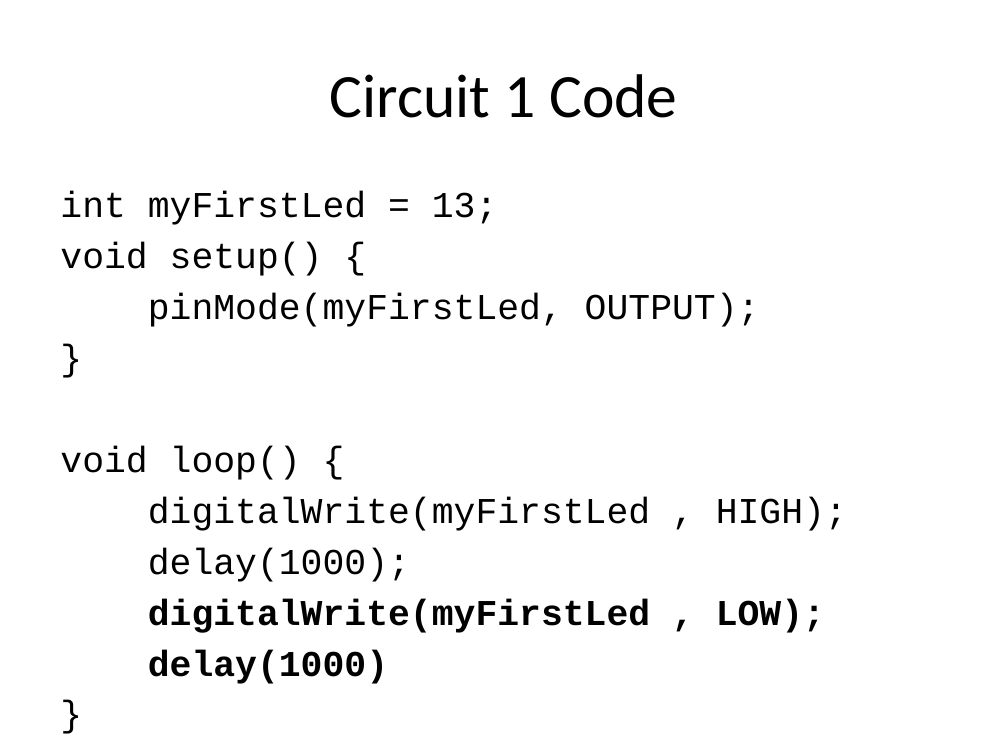
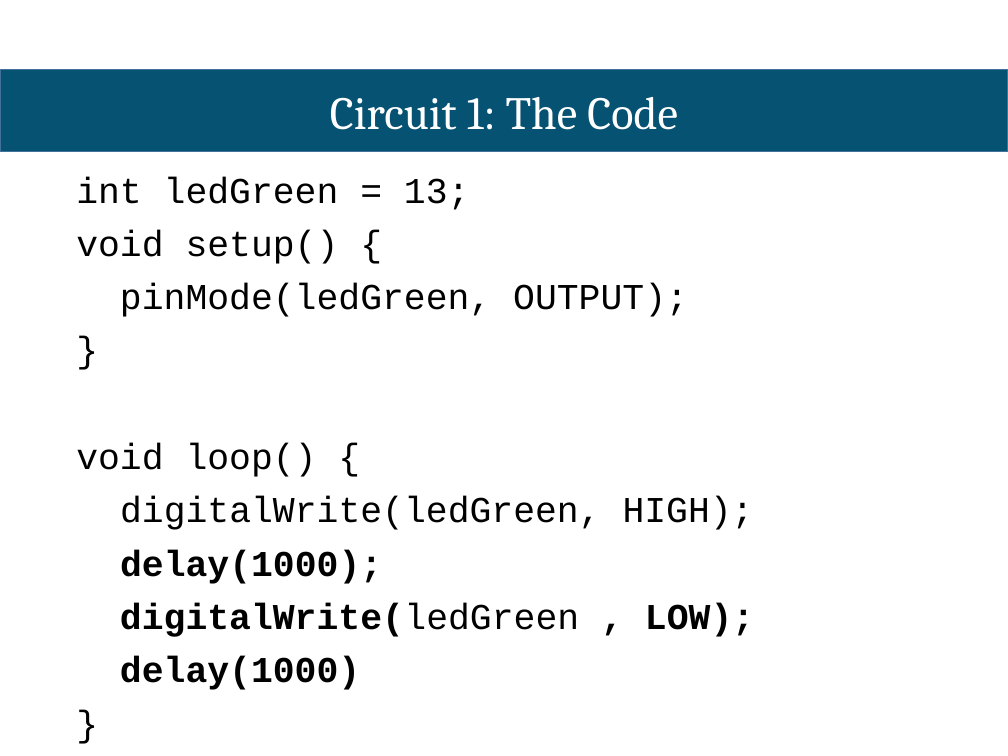
Before and after one commit to Cambridge-Hackspace/Arduino_Workshop, a slide deck: slide 19 of Workshop - English.pptx (slide 13 before the commit). Drawn at 1008x756 pixels with LibreOffice and Linux fonts; fonts in the diff are those of the drawing. Boxes give left, top, right and bottom in pixels: in the first picture for what was removed or moved away, otherwise in the second. Text is boxed around its words. In the diff, an @@ line names an element or a change of style, - is before the commit and + after.

```diff
--- a/Workshop - English.pptx
+++ b/Workshop - English.pptx
@@ text "Circuit 1: The Code" at bbox=[330, 97, 678, 130]: vertical alignment middle to top @@
@@ rectangle added at bbox=[0, 70, 1008, 152], fill #065272, outline #43739E 1 pt @@
@@ text at bbox=[330, 97, 678, 130]: text changed; size 44 to 33 pt; font Calibri to Cambria; text colour #000000 to #FFFFFF @@
-Circuit 1 Code
+Circuit 1: The Code
@@ text "int ledGreen = 13;": place and size @@
-text "int ledGreen = 13;" at bbox=[60, 192, 847, 684]
+text "int ledGreen = 13;" at bbox=[76, 177, 754, 637]
@@ text at bbox=[76, 177, 470, 210]: text changed @@
-int myFirstLed = 13;
+int ledGreen = 13;
@@ text at bbox=[76, 230, 382, 584]: bold on in "delay(1000);"; line spacing 1 to 0.9; more space between paragraphs @@
@@ text at bbox=[120, 283, 688, 317]: text changed @@
-pinMode(myFirstLed, OUTPUT);
+pinMode(ledGreen, OUTPUT);
@@ text at bbox=[120, 497, 754, 530]: text changed @@
-digitalWrite(myFirstLed , HIGH);
+digitalWrite(ledGreen, HIGH);
@@ text at bbox=[120, 603, 754, 637]: text changed @@
-digitalWrite(myFirstLed , LOW);
+digitalWrite(ledGreen , LOW);
```
Also in this commit, not shown: 5 other slides changed, 17 slides added, 12 slides removed, 1 other file.
